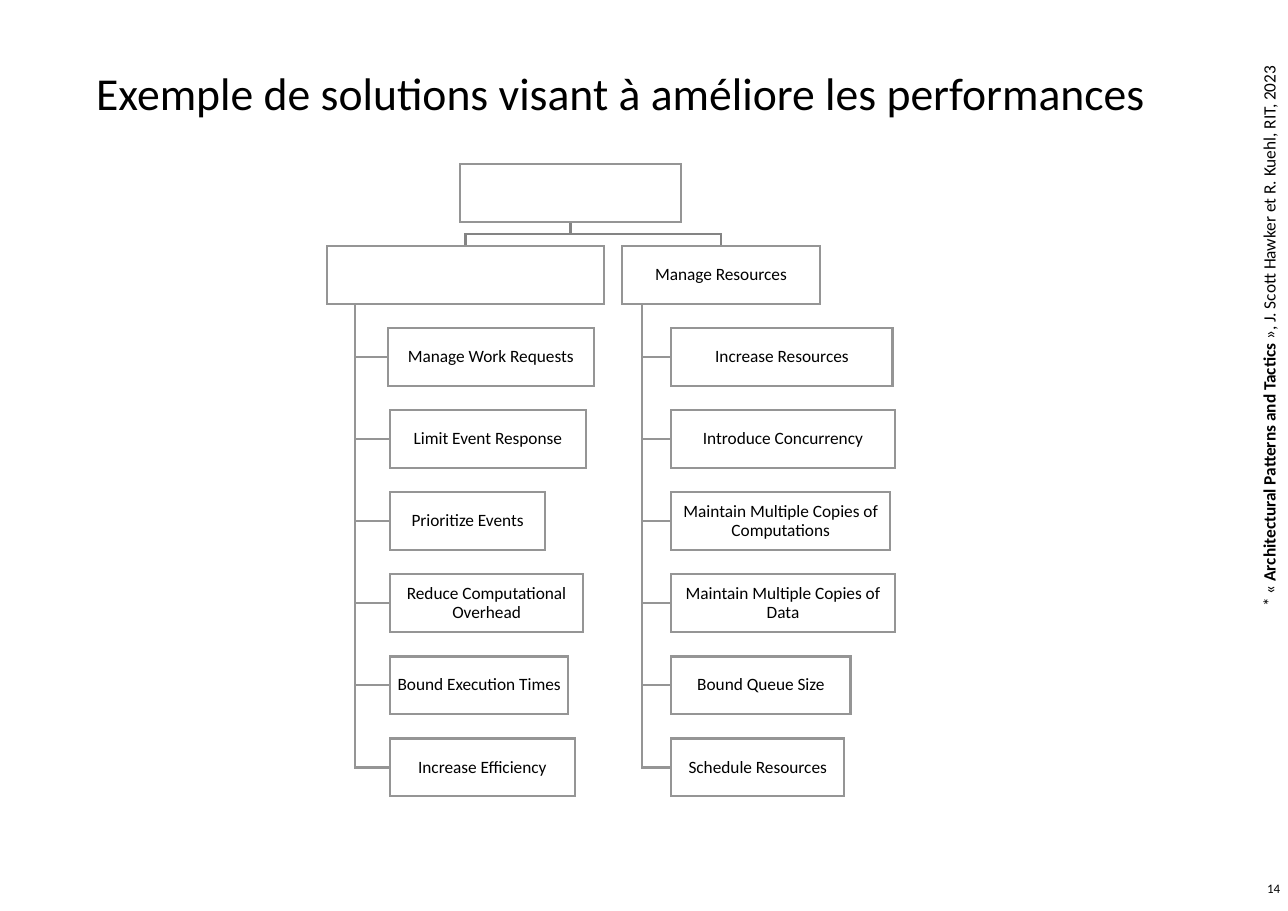
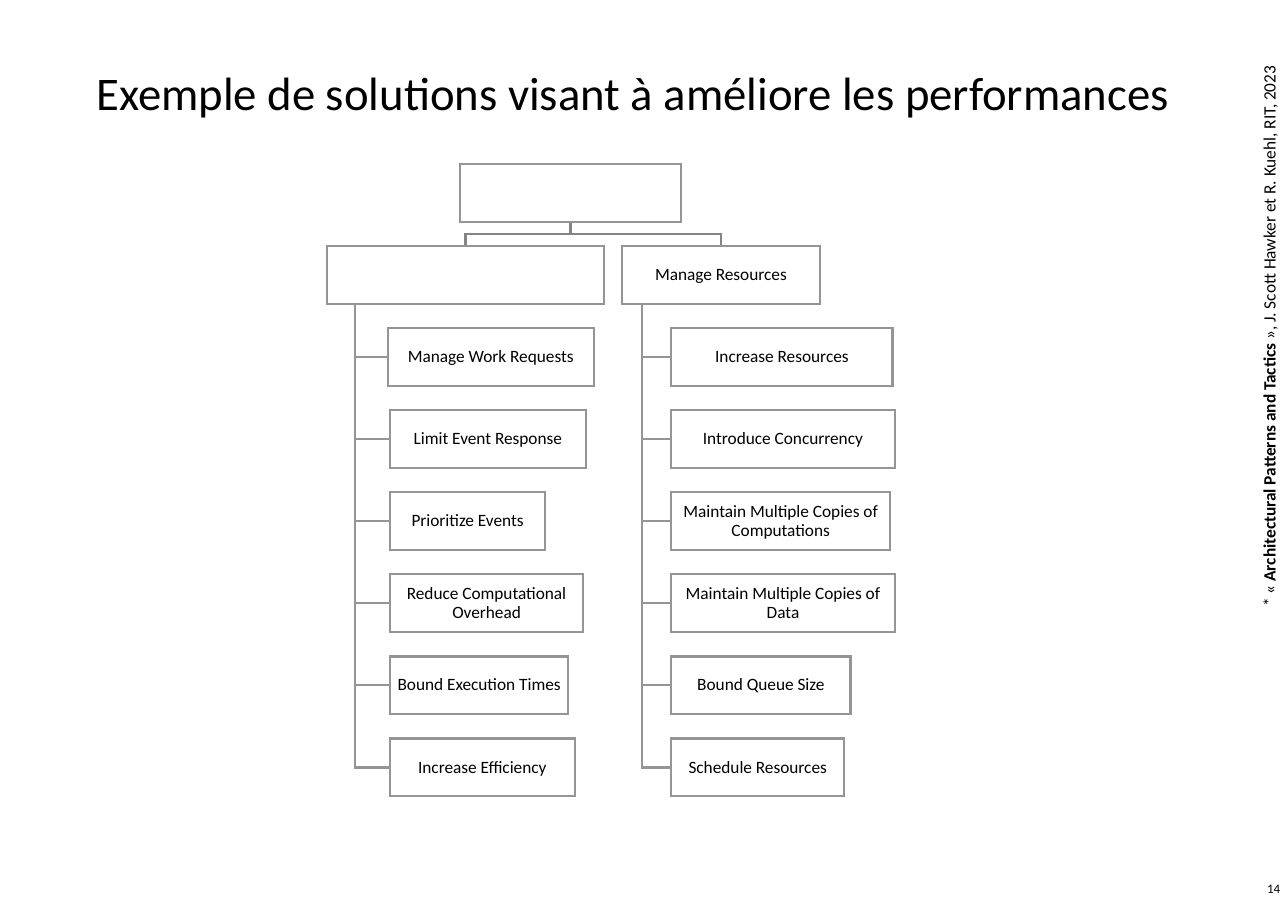
Before and after one commit to flouvat/R4.01-Architecture-logicielle-Pages, a slide deck: slide 14 of docs/CM/R4.01_Architecture_Logicielle-Chapitre1.pptx. Drawn at 1288x911 pixels with LibreOffice and Linux fonts; fonts in the diff are those of the drawing; background and template pictures are left out. Boxes give left, top, right and bottom in pixels: in the first picture for what was removed or moved away, otherwise in the second. Text is boxed around its words. In the diff, an @@ line names an element or a change of style, - is before the commit and + after.

```diff
--- a/docs/CM/R4.01_Architecture_Logicielle-Chapitre1.pptx
+++ b/docs/CM/R4.01_Architecture_Logicielle-Chapitre1.pptx
@@ title "Exemple de solutions visant à ..." at [96, 77, 1169, 118]: size 42.2 to 43.2 pt @@
```
Also in this commit, not shown: 9 other slides changed.
